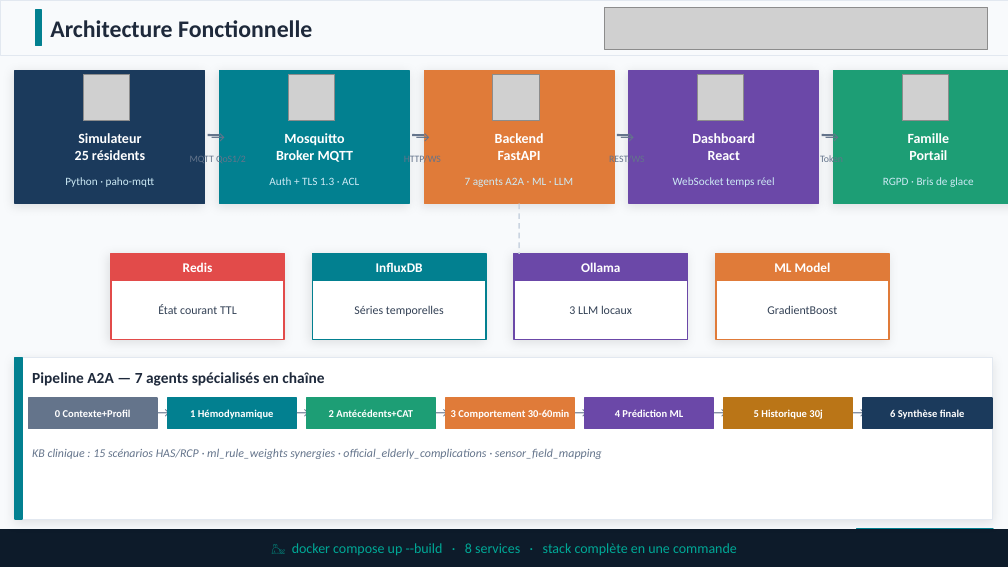
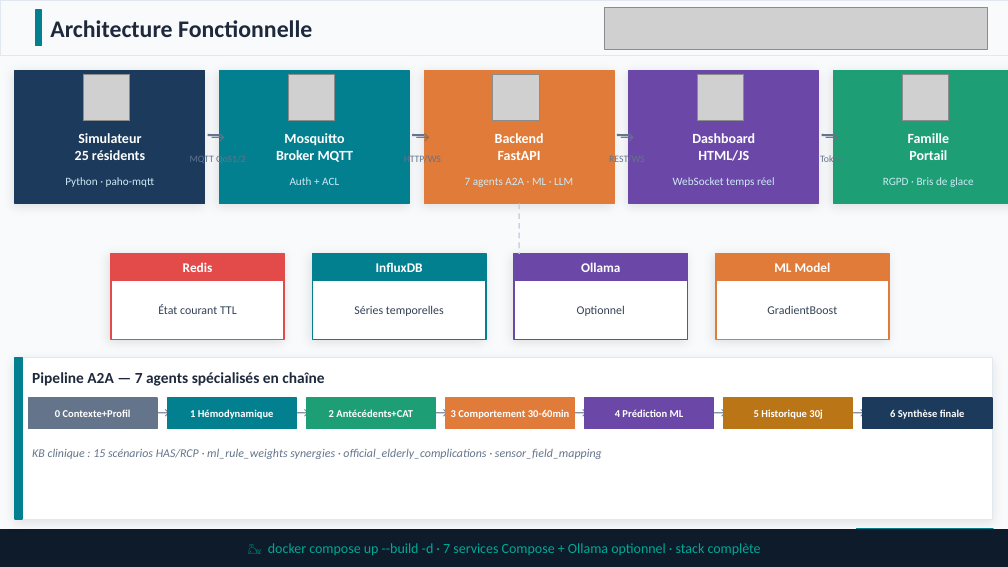
Before and after one commit to Faucourt/epitech_mba2_ehpadMonitor, a slide deck: slide 3 of EHPAD_Monitor.pptx. Drawn at 1008x567 pixels with LibreOffice and Linux fonts; fonts in the diff are those of the drawing; grey boxes stand for pictures. Boxes give left, top, right and bottom in pixels: in the first picture for what was removed or moved away, otherwise in the second. Text is boxed around its words. In the diff, an @@ line names an element or a change of style, - is before the commit and + after.

```diff
--- a/EHPAD_Monitor.pptx
+++ b/EHPAD_Monitor.pptx
@@ text at (290, 177, 339, 185): text changed @@
-Auth + TLS 1.3 · ACL
+Auth + ACL
@@ text at (698, 150, 749, 161): text changed @@
-React
+HTML/JS
@@ text at (577, 305, 625, 316): text changed @@
-3 LLM locaux
+Optionnel
@@ text at (268, 543, 761, 555): text changed @@
-🐳 docker compose up --build · 8 services · stack complète en une commande
+🐳 docker compose up --build -d · 7 services Compose + Ollama optionnel · stack complète
```
Also in this commit, not shown: 11 other slides changed, 1 slide added, 1 slide removed.
